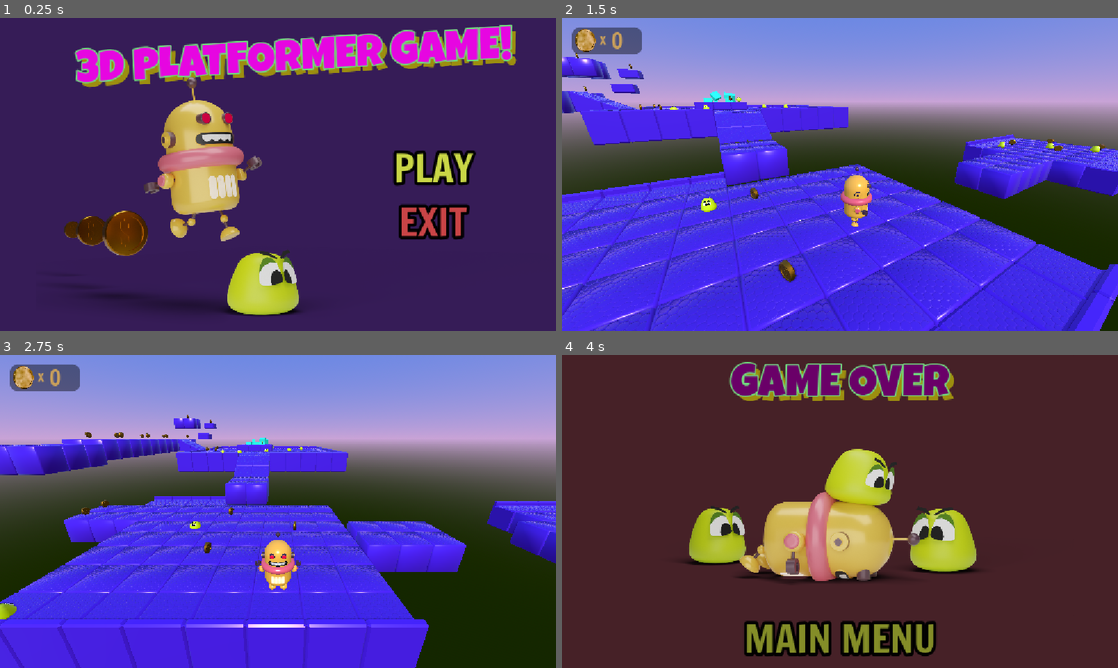
Above: before the commit, frames 1-4 (two rows, left to right).
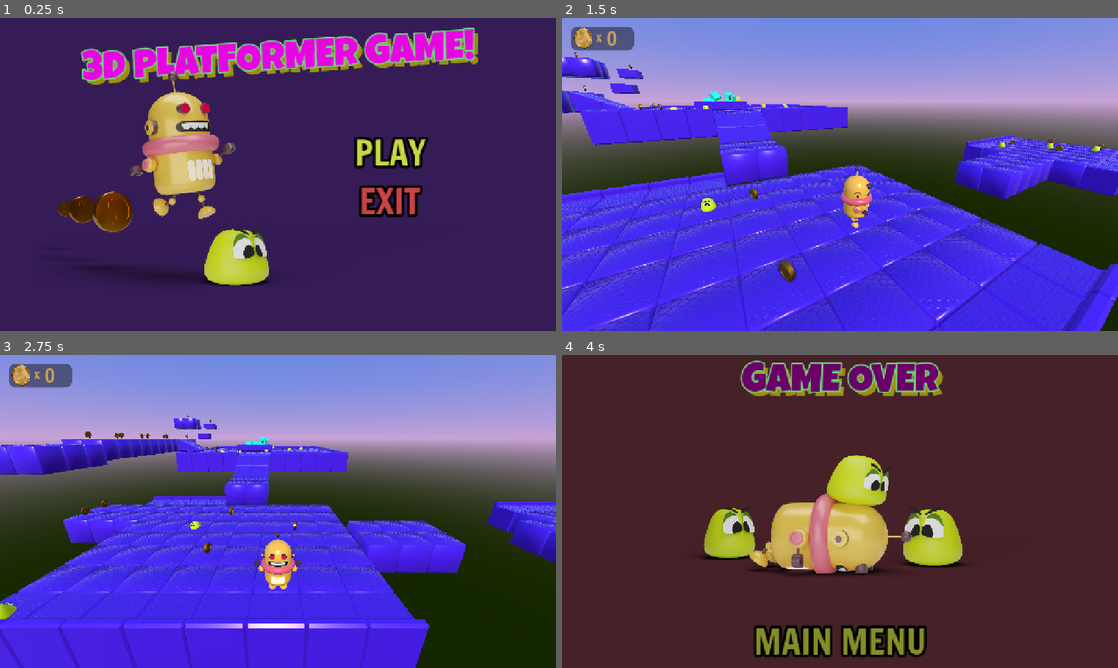
Above: after the commit, the same moments.

Repository: raustime/godot-3dplatformer
Game: Godot game, scene res://menu_title.tscn
Same seed, same stepped clock (60 frames per second), same inputs: the game is played once before the commit and once after it.
Inputs:
- Up to frame 1 (0.25 s): no input
- Up to frame 2 (1.5 s): click "PLAY" at 0.5 s; tap Enter (ui_accept) at 1.25 s; hold Right (ui_right) from 1.28 s (still down); tap A (cam_left) at 1.35 s
- Up to frame 3 (2.75 s): tap Enter (ui_accept) at 1.52, 2.27 s; release Right (ui_right) at 2.03 s; hold Down (ui_down) from 2.03 s (still down); tap D (cam_right) at 2.1 s
- Up to frame 4 (4 s): release Down (ui_down) at 2.78 s; hold Right (ui_right) 2.78-3.53 s; tap A (cam_left) at 2.85 s; hold Up (ui_up) from 3.53 s (still down); tap D (cam_right) at 3.6 s; tap Enter (ui_accept) at 3.77 s

The runs differ from the first frame. In frame 1, 22% of the frame differs, in the area x 10-93%, y 2-96%; in frame 2, 6.7%; in frame 3, 5.6%; in frame 4, 12%.

Commit message:
lesson 26: windows release

Diff:
--- a/icon.svg
+++ b/icon.svg
@@ -1 +1,116 @@
-<svg xmlns="http://www.w3.org/2000/svg" width="128" height="128"><rect width="124" height="124" x="2" y="2" fill="#363d52" stroke="#212532" stroke-width="4" rx="14"/><g fill="#fff" transform="translate(12.322 12.322)scale(.101)"><path d="M105 673v33q407 354 814 0v-33z"/><path fill="#478cbf" d="m105 673 152 14q12 1 15 14l4 67 132 10 8-61q2-11 15-15h162q13 4 15 15l8 61 132-10 4-67q3-13 15-14l152-14V427q30-39 56-81-35-59-83-108-43 20-82 47-40-37-88-64 7-51 8-102-59-28-123-42-26 43-46 89-49-7-98 0-20-46-46-89-64 14-123 42 1 51 8 102-48 27-88 64-39-27-82-47-48 49-83 108 26 42 56 81zm0 33v39c0 276 813 276 814 0v-39l-134 12-5 69q-2 10-14 13l-162 11q-12 0-16-11l-10-65H446l-10 65q-4 11-16 11l-162-11q-12-3-14-13l-5-69z"/><path d="M483 600c0 34 58 34 58 0v-86c0-34-58-34-58 0z"/><circle cx="725" cy="526" r="90"/><circle cx="299" cy="526" r="90"/></g><g fill="#414042" transform="translate(12.322 12.322)scale(.101)"><circle cx="307" cy="532" r="60"/><circle cx="717" cy="532" r="60"/></g></svg>
+<svg xmlns="http://www.w3.org/2000/svg" viewBox="0 0 512 512" width="512" height="512">
+  <defs>
+    <linearGradient id="bg" x1="0%" y1="0%" x2="100%" y2="100%">
+      <stop offset="0%" stop-color="#5b3fa0"/>
+      <stop offset="100%" stop-color="#2a1a52"/>
+    </linearGradient>
+    <linearGradient id="body" x1="0%" y1="0%" x2="0%" y2="100%">
+      <stop offset="0%" stop-color="#f3d55b"/>
+      <stop offset="100%" stop-color="#d9ad2e"/>
+    </linearGradient>
+    <linearGradient id="bodyShade" x1="0%" y1="0%" x2="100%" y2="0%">
+      <stop offset="0%" stop-color="#00000000"/>
+      <stop offset="100%" stop-color="#00000022"/>
+    </linearGradient>
+    <radialGradient id="eye" cx="35%" cy="30%" r="75%">
+      <stop offset="0%" stop-color="#ff5a5a"/>
+      <stop offset="100%" stop-color="#b3121f"/>
+    </radialGradient>
+    <linearGradient id="collar" x1="0%" y1="0%" x2="0%" y2="100%">
+      <stop offset="0%" stop-color="#f0a7a0"/>
+      <stop offset="100%" stop-color="#d5645f"/>
+    </linearGradient>
+    <linearGradient id="metal" x1="0%" y1="0%" x2="0%" y2="100%">
+      <stop offset="0%" stop-color="#8a8a8f"/>
+      <stop offset="100%" stop-color="#57575c"/>
+    </linearGradient>
+  </defs>
+
+  <!-- background -->
+  <rect x="0" y="0" width="512" height="512" rx="90" fill="url(#bg)"/>
+
+  <!-- legs -->
+  <g>
+    <rect x="205" y="380" width="26" height="70" rx="13" fill="url(#body)"/>
+    <rect x="281" y="380" width="26" height="70" rx="13" fill="url(#body)"/>
+    <circle cx="218" cy="450" r="16" fill="#e0b93a"/>
+    <circle cx="294" cy="450" r="16" fill="#e0b93a"/>
+    <ellipse cx="214" cy="482" rx="30" ry="16" fill="url(#body)"/>
+    <ellipse cx="298" cy="482" rx="30" ry="16" fill="url(#body)"/>
+  </g>
+
+  <!-- arms -->
+  <g>
+    <!-- left arm -->
+    <circle cx="150" cy="300" r="28" fill="url(#collar)"/>
+    <rect x="128" y="315" width="30" height="55" rx="15" fill="url(#metal)"/>
+    <path d="M 110 375 a 22 22 0 1 0 44 6 a 30 30 0 0 1 -44 -6 Z" fill="#3a3a3f"/>
+    <!-- right arm -->
+    <circle cx="362" cy="300" r="28" fill="url(#collar)"/>
+    <rect x="354" y="315" width="30" height="55" rx="15" fill="url(#metal)"/>
+    <path d="M 402 375 a 22 22 0 1 1 -44 6 a 30 30 0 0 0 44 -6 Z" fill="#3a3a3f"/>
+  </g>
+
+  <!-- torso -->
+  <path d="M 168 265
+           q -20 0 -20 40
+           l 0 70
+           q 0 45 40 45
+           l 136 0
+           q 40 0 40 -45
+           l 0 -70
+           q 0 -40 -20 -40
+           Z" fill="url(#body)"/>
+  <path d="M 168 265
+           q -20 0 -20 40
+           l 0 70
+           q 0 45 40 45
+           l 136 0
+           q 40 0 40 -45
+           l 0 -70
+           q 0 -40 -20 -40
+           Z" fill="url(#bodyShade)"/>
+
+  <!-- chest slats -->
+  <rect x="212" y="330" rx="9" ry="9" width="16" height="60" fill="#fbf6ea"/>
+  <rect x="240" y="330" rx="9" ry="9" width="16" height="60" fill="#fbf6ea"/>
+  <rect x="268" y="330" rx="9" ry="9" width="16" height="60" fill="#fbf6ea"/>
+  <rect x="296" y="330" rx="9" ry="9" width="16" height="60" fill="#fbf6ea"/>
+
+  <!-- neck collar -->
+  <ellipse cx="256" cy="262" rx="130" ry="34" fill="url(#collar)"/>
+  <ellipse cx="256" cy="255" rx="112" ry="24" fill="url(#body)"/>
+
+  <!-- ears -->
+  <rect x="128" y="178" width="26" height="46" rx="10" fill="url(#metal)"/>
+  <circle cx="141" cy="200" r="15" fill="url(#body)"/>
+  <rect x="358" y="178" width="26" height="46" rx="10" fill="url(#metal)"/>
+  <circle cx="371" cy="200" r="15" fill="url(#body)"/>
+
+  <!-- head -->
+  <path d="M 256 78
+           q -95 0 -95 100
+           l 0 70
+           q 0 24 20 24
+           l 150 0
+           q 20 0 20 -24
+           l 0 -70
+           q 0 -100 -95 -100
+           Z" fill="url(#body)"/>
+
+  <!-- antenna -->
+  <rect x="251" y="35" width="10" height="45" rx="5" fill="#8a8a8f"/>
+  <circle cx="256" cy="30" r="14" fill="#3a3a3f"/>
+
+  <!-- eyes -->
+  <circle cx="215" cy="155" r="22" fill="url(#eye)"/>
+  <circle cx="297" cy="155" r="22" fill="url(#eye)"/>
+
+  <!-- mouth -->
+  <path d="M 178 200 q 78 42 156 0 l 0 22 q -78 40 -156 0 Z" fill="#2b2b2f"/>
+  <path d="M 190 205
+           l 18 14 l 16 -14 l 16 14 l 16 -14 l 16 14 l 16 -14 l 18 14
+           l 0 8
+           l -18 -12 l -16 12 l -16 -12 l -16 12 l -16 -12 l -16 12 l -18 -12 Z"
+        fill="#f5f2ea"/>
+</svg>
--- a/menu_title.tscn
+++ b/menu_title.tscn
@@ -15,19 +15,24 @@
 script = ExtResource("1_weaej")
 
 [node name="ColorRect" type="ColorRect" parent="." unique_id=1918868500]
-layout_mode = 0
-offset_left = -10.0
-offset_top = -11.0
-offset_right = 1168.0
-offset_bottom = 659.0
+layout_mode = 1
+anchors_preset = 15
+anchor_right = 1.0
+anchor_bottom = 1.0
+grow_horizontal = 2
+grow_vertical = 2
 color = Color(0.21176471, 0.10980392, 0.34117648, 1)
 
 [node name="Label" type="Label" parent="." unique_id=1196495787]
-layout_mode = 0
-offset_left = 155.99998
-offset_top = 70.00001
-offset_right = 1061.0
-offset_bottom = 161.0
+layout_mode = 1
+anchors_preset = 5
+anchor_left = 0.5
+anchor_right = 0.5
+offset_left = -452.5
+offset_top = 80.0
+offset_right = 452.5
+offset_bottom = 171.0
+grow_horizontal = 2
 rotation = -0.057670377
 theme_override_colors/font_color = Color(0.90307313, 0.025592275, 0.88205874, 1)
 theme_override_colors/font_shadow_color = Color(0.6096143, 0.5576542, 0.05874095, 1)
--- a/project.godot
+++ b/project.godot
@@ -13,6 +13,9 @@
 config/name="3d platformer"
 run/main_scene="uid://c7jvopcvev3x8"
 config/features=PackedStringArray("4.6", "Forward Plus")
+boot_splash/bg_color=Color(0.10810652, 0.010511711, 0.12239126, 1)
+boot_splash/show_image=false
+boot_splash/image="uid://dkryiqriehqf7"
 config/icon="res://icon.svg"
 
 [autoload]
@@ -22,6 +25,10 @@
 
 [display]
 
+window/size/viewport_width=1280
+window/size/viewport_height=720
+window/size/mode=3
+window/size/borderless=true
 window/stretch/mode="canvas_items"
 
 [input]
Binary file added: Assets/Images/splash.png
Binary file added: Assets/icons/icon_full_512x512.ico
Binary file added: Assets/icons/icon_full_512x512.png
